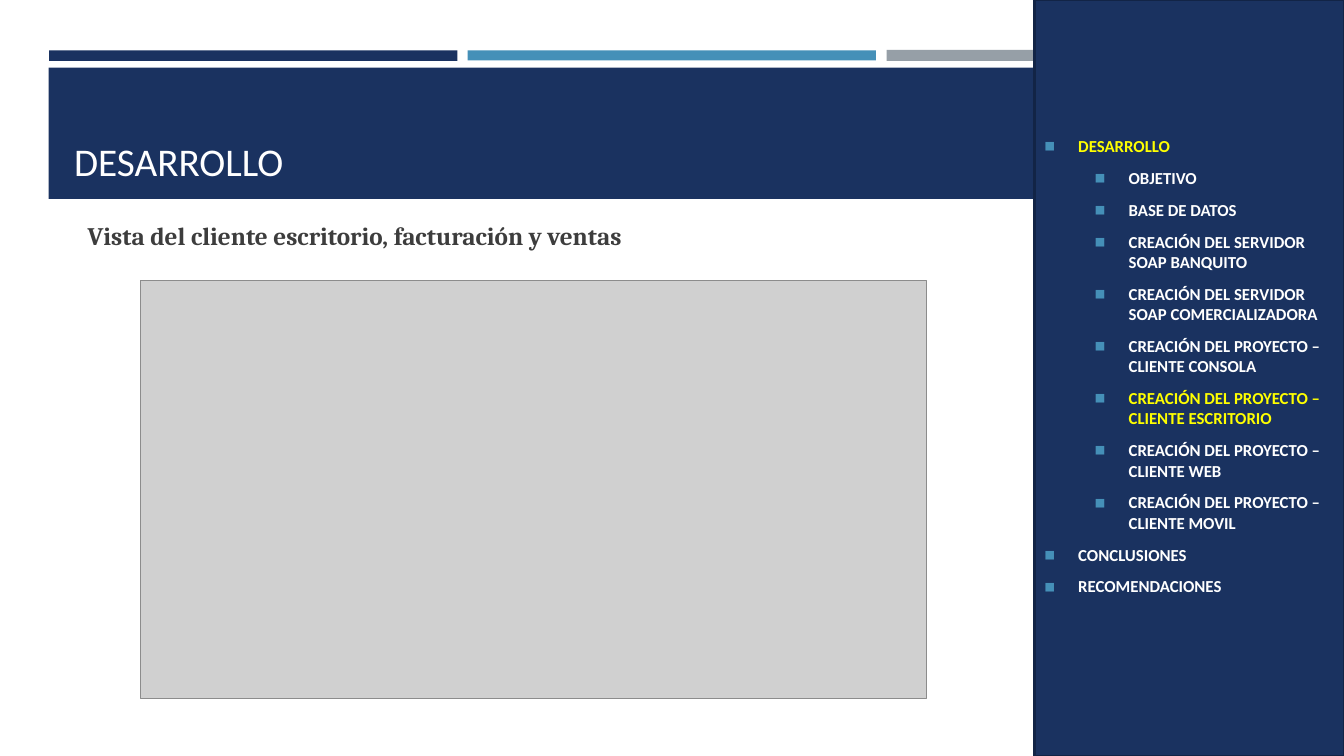
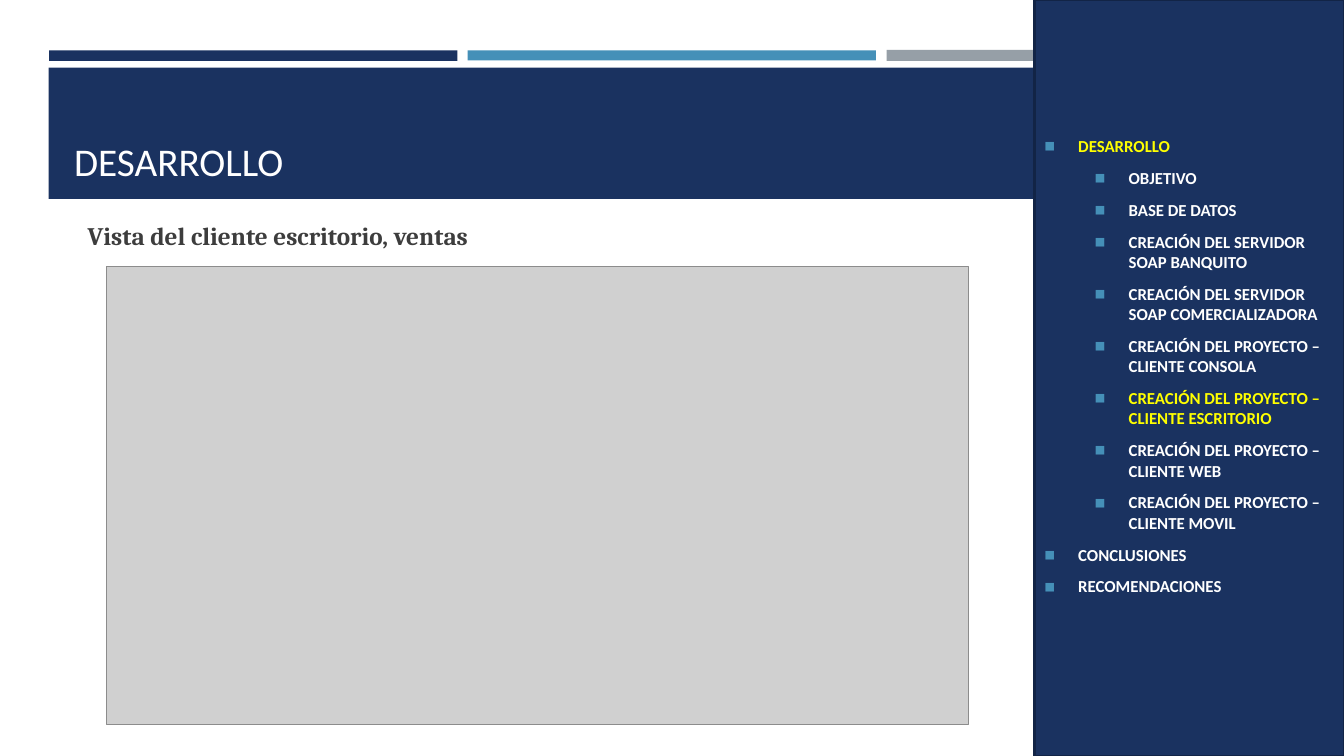
Before and after one commit to kfamaguana07/ARQUITECTURA-PARCIAL-1, a slide deck: slide 42 of EXAMEN_CELULARES_SOAP_DOTNET_NRC36883_GR01/05. DOCUMENTACION/PRESENTACION CELULARES SOAP con DOTNET y SQL GR01.pptx. Drawn at 1344x756 pixels with LibreOffice and Linux fonts; fonts in the diff are those of the drawing; grey boxes stand for pictures. Boxes give left, top, right and bottom in pixels: in the first picture for what was removed or moved away, otherwise in the second. Text is boxed around its words. In the diff, an @@ line names an element or a change of style, - is before the commit and + after.

Commit message:
Parcial 1 - Actualizacion de diagramas UML, BDD y clientes SOAP

```diff
--- a/EXAMEN_CELULARES_SOAP_DOTNET_NRC36883_GR01/05. DOCUMENTACION/PRESENTACION CELULARES SOAP con DOTNET y SQL GR01.pptx
+++ b/EXAMEN_CELULARES_SOAP_DOTNET_NRC36883_GR01/05. DOCUMENTACION/PRESENTACION CELULARES SOAP con DOTNET y SQL GR01.pptx
@@ text at [88,227,468,248]: text changed @@
-Vista del cliente escritorio, facturación y ventas
+Vista del cliente escritorio, ventas
@@ picture: place and size @@
-picture at [141,280,928,698]
+picture at [107,266,968,724]
```
Also in this commit, not shown: 2 other slides changed, 3 slides added, 54 other files.
